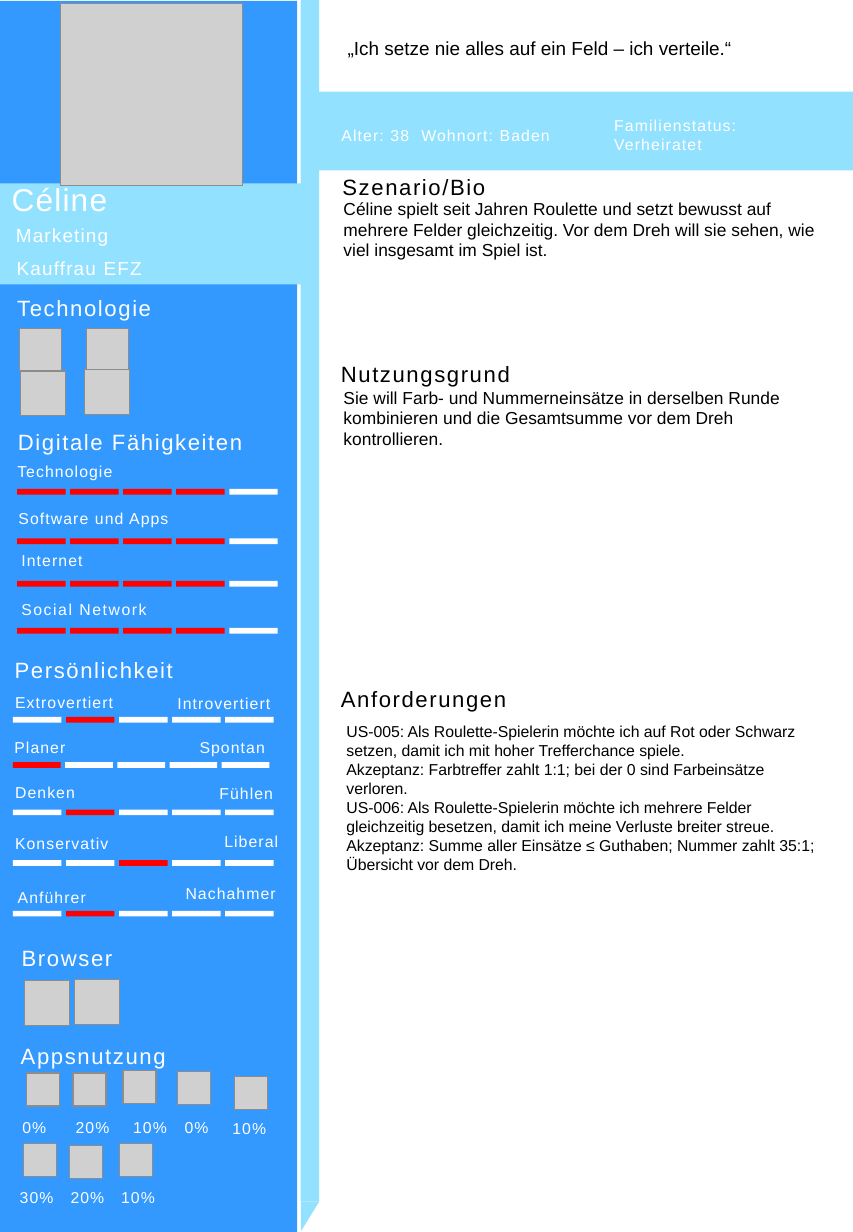
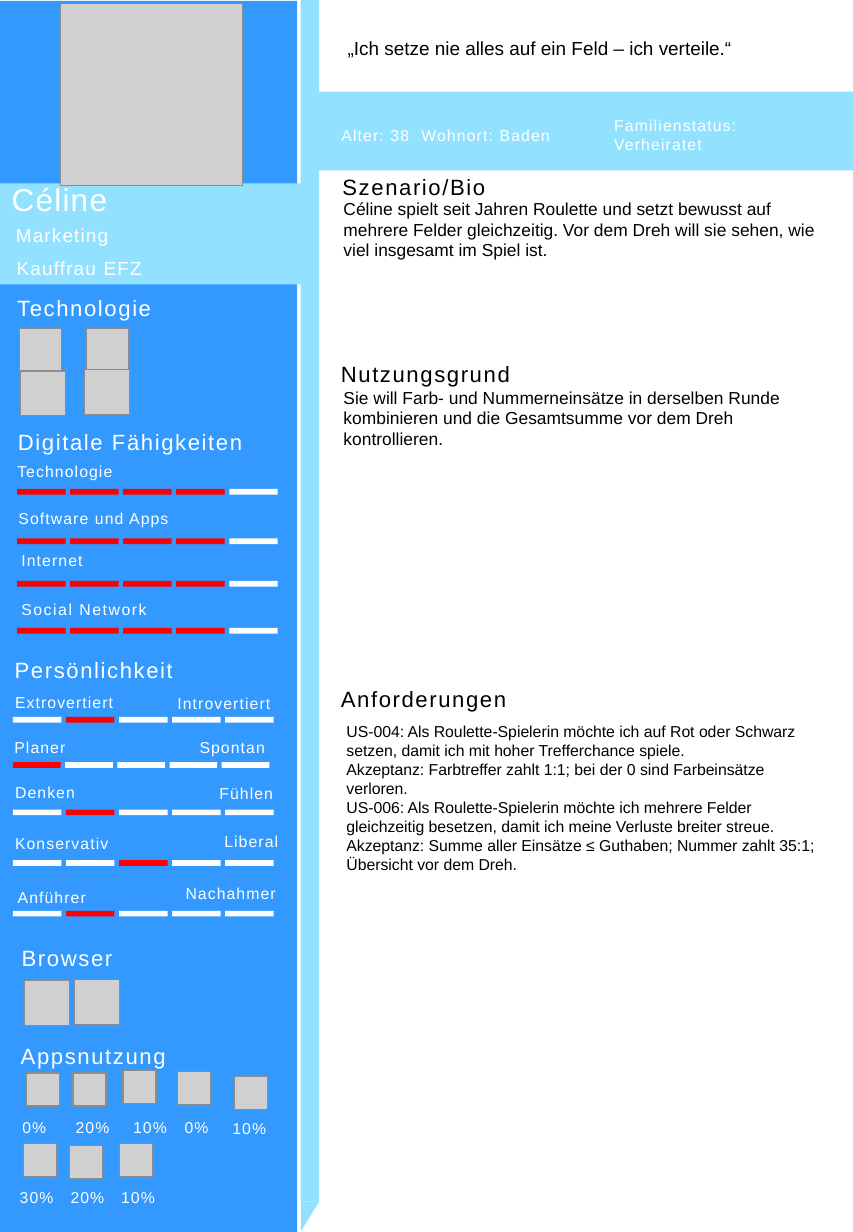
Before and after one commit to lllouiss/lbm426, a slide deck: slide 4 of LB_426_Personas.pptx. Drawn at 853x1232 pixels with LibreOffice and Linux fonts; fonts in the diff are those of the drawing; grey boxes stand for pictures. Boxes give left, top, right and bottom in pixels: in the first picture for what was removed or moved away, otherwise in the second. Text is boxed around its words. In the diff, an @@ line names an element or a change of style, - is before the commit and + after.

```diff
--- a/LB_426_Personas.pptx
+++ b/LB_426_Personas.pptx
@@ text at <box>346,725,814,870</box>: text changed @@
-US-005: Als Roulette-Spielerin möchte ich auf Rot oder Schwarz setzen, damit ich mit hoher Trefferchance spiele.
-Akzeptanz: Farbtreffer zahlt 1:1; bei der 0 sind Farbeinsätze verloren.
-US-006: Als Roulette-Spielerin möchte ich mehrere Felder gleichzeitig besetzen, damit ich meine Verluste breiter streue.
-Akzeptanz: Summe aller Einsätze ≤ Guthaben; Nummer zahlt 35:1; Übersicht vor dem Dreh.
+US-004: Als Roulette-Spielerin möchte ich auf Rot oder Schwarz setzen, damit ich mit hoher Trefferchance spiele.
+Akzeptanz: Farbtreffer zahlt 1:1; bei der 0 sind Farbeinsätze verloren.
+US-006: Als Roulette-Spielerin möchte ich mehrere Felder gleichzeitig besetzen, damit ich meine Verluste breiter streue.
+Akzeptanz: Summe aller Einsätze ≤ Guthaben; Nummer zahlt 35:1; Übersicht vor dem Dreh.
```
Also in this commit, not shown: 2 other slides changed.
